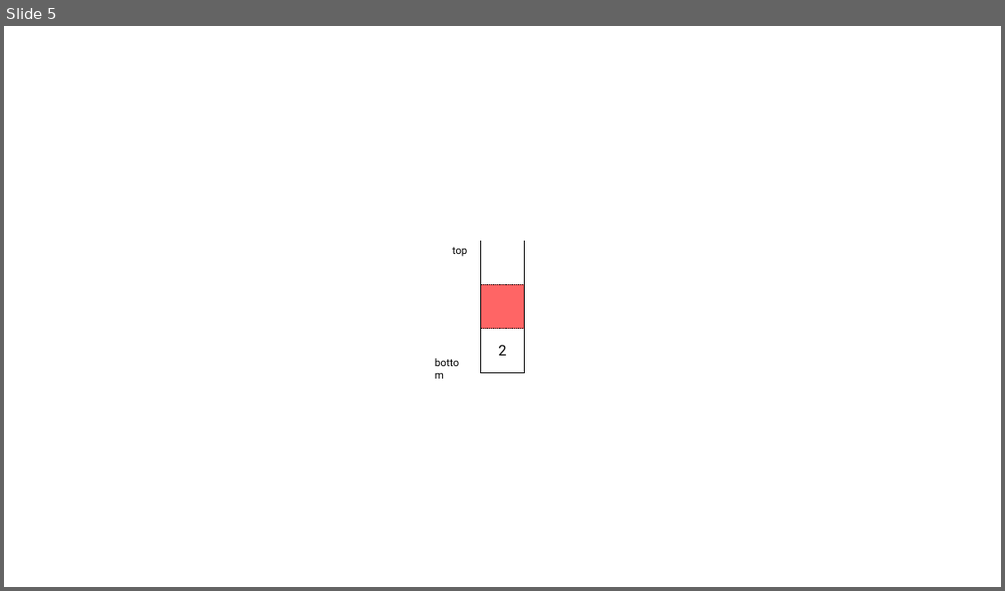
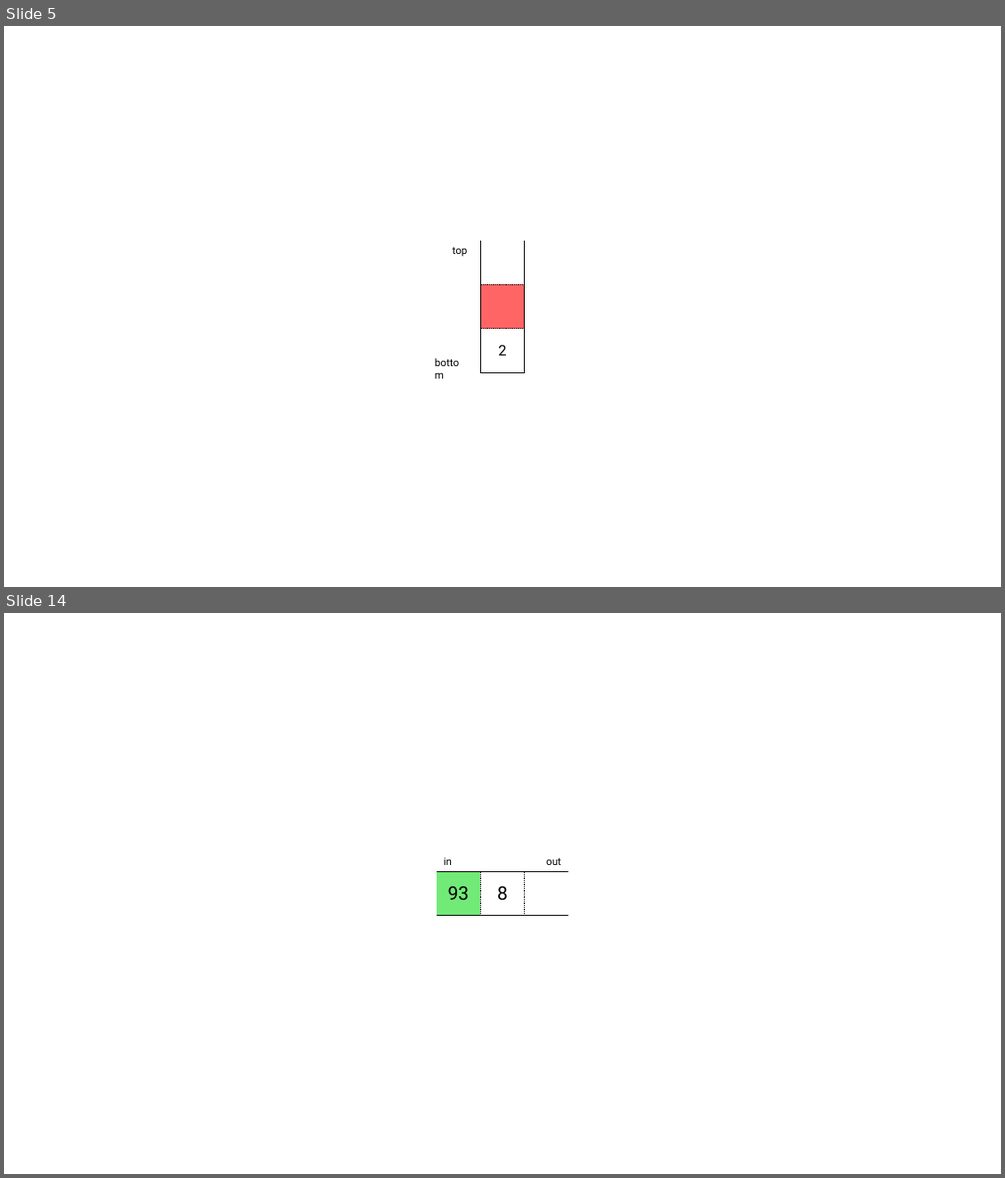
Before and after one commit to RWB0104/Kapoo, a slide deck: 사진.pptx. Shown one above the other, each under a label of ours: slide 5 before the commit, slides 5 and 14 after it; the slides between them are not shown. The pictures are 1005x591 and 1005x1178 pixels, drawn with LibreOffice and Linux fonts; fonts in the diff are those of the drawing. Boxes give left, top, right and bottom in pixels: in the first picture for what was removed or moved away, otherwise in the second. Text is boxed around its words. In the diff, an @@ line names an element or a change of style, - is before the commit and + after.

```diff
--- a/사진.pptx
+++ b/사진.pptx
@@ slide 14 added at (4,613,1001,1174), background #FFFFFF @@
@@ table added at (437,871,568,915), 1 rows, 3 columns @@
+93 | 8 | 
@@ text added at (444,857,452,865), 10 pt, text #000000 @@
+in
@@ text added at (546,858,561,865), 10 pt, text #000000 @@
+out
```
Also in this commit, not shown: 12 other slides added, 9 other files.
